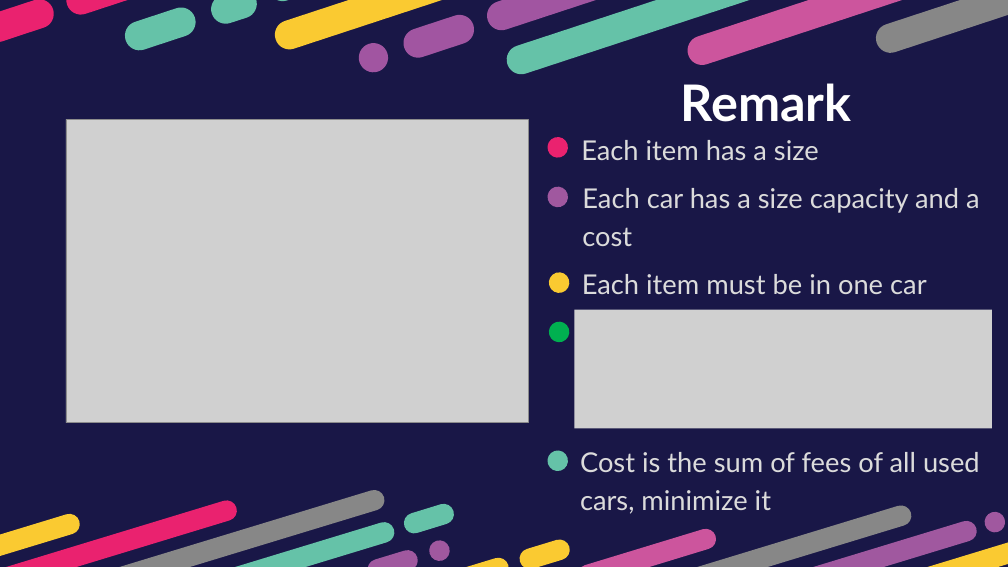
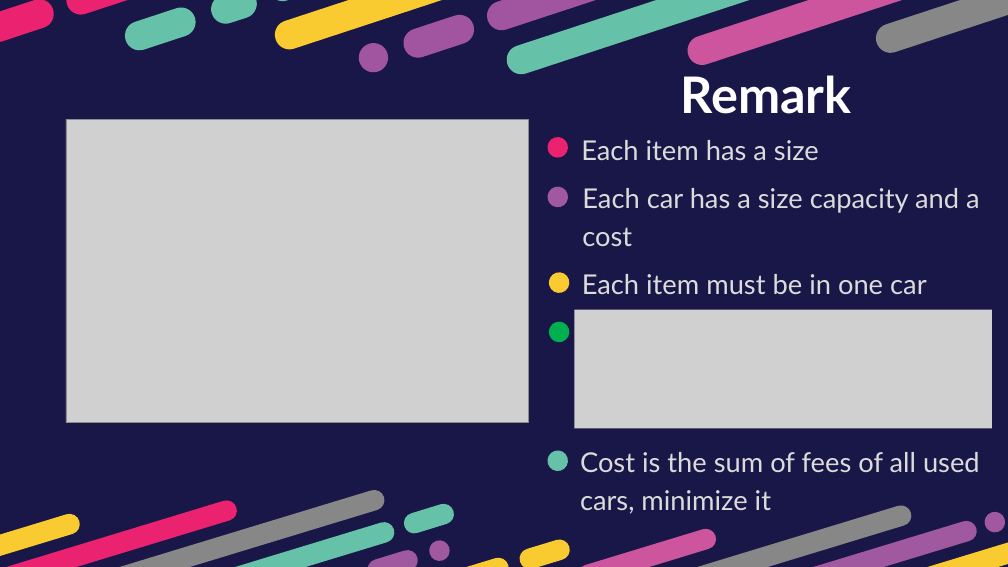
Before and after one commit to htnminh/optimization-project, a slide deck: slide 8 of presentation/General 2D Bin Packing Problem.pptx. Drawn at 1008x567 pixels with LibreOffice and Linux fonts; fonts in the diff are those of the drawing; grey boxes stand for pictures. Boxes give left, top, right and bottom in pixels: in the first picture for what was removed or moved away, otherwise in the second. Text is boxed around its words. In the diff, an @@ line names an element or a change of style, - is before the commit and + after.

```diff
--- a/presentation/General 2D Bin Packing Problem.pptx
+++ b/presentation/General 2D Bin Packing Problem.pptx
@@ text "Remark": place and size @@
-text "Remark" at <box>680,83,851,122</box>
+text "Remark" at <box>680,75,851,114</box>
```
Also in this commit, not shown: 9 slides added, 1 slide removed, 2 other files.
